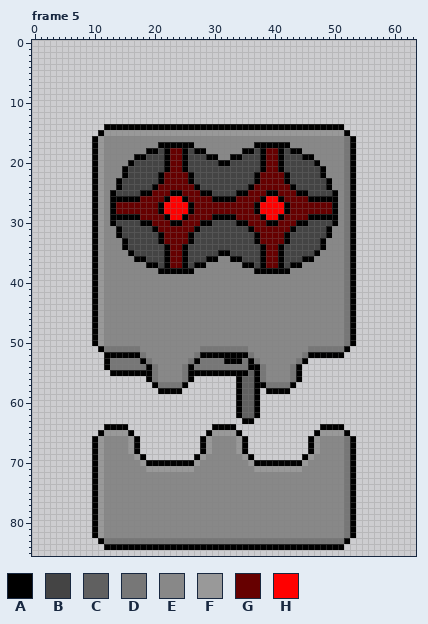
File history of a pixel-art file, images/enemy/sentry/prime_attack.ase. Above: the version before the commit.
64x86 pixels, 13 frames. Shown: frame 5. The commit also changed other frames, which this record leaves out.
Palette (. is transparent): A #000000  B #444444  C #606060  D #777777  E #888888  F #999999  G #660000  H #ff0000
Pixels before, frame 5 (only the part around the change), first column x 0:
12 ................................................................
13 ................................................................
14 ............AAAAAAAAAAAAAAAAAAAAAAAAAAAAAAAAAAAAAAAA............
15 ...........AFFFFFFFFFFFFFFFFFFFFFFFFFFFFFFFFFFFFFFFFA...........
16 ..........AFEEEEEEEEEEEEEEEEEEEEEEEEEEEEEEEEEEEEEEEEDA..........
17 ..........AFEEEEEEEEEAAAAAAEEEEEEEEEEAAAAAAEEEEEEEEEDA..........
18 ..........AFEEEEEEEAABAGGABAAEEEEEEAABAGGABAAEEEEEEEDA..........
19 ..........AFEEEEEAABBBAGGABBBAAEEAABBBAGGABBBAAEEEEEDA..........
20 ..........AFEEEEABBBBBAGGABBBBBAABBBBBAGGABBBBBAEEEEDA..........
21 ..........AFEEEABBBBBBAGGABBBBBBBBBBBBAGGABBBBBBAEEEDA..........
22 ..........AFEEEABBBBBAGGGGABBBBBBBBBBAGGGGABBBBBAEEEDA..........
23 ..........AFEEABBBBBBAGGGGABBBBBBBBBBAGGGGABBBBBBAEEDA..........
24 ..........AFEEABBBBBAGGGGGGABBBBBBBBAGGGGGGABBBBBAEEDA..........
25 ..........AFEABBBBAAGGGAAGGGAABBBBAAGGGAAGGGAABBBBAEDA..........
26 ..........AFEAAAAAGGGGAHHAGGGGAAAAGGGGAHHAGGGGAAAAAEDA..........
27 ..........AFEAGGGGGGGAHHHHAGGGGGGGGGGAHHHHAGGGGGGGAEDA..........
28 ..........AFEAGGGGGGGAHHHHAGGGGGGGGGGAHHHHAGGGGGGGAEDA..........
29 ..........AFEAAAAAGGGGAHHAGGGGAAAAGGGGAHHAGGGGAAAAAEDA..........
30 ..........AFEABBBBAAGGGAAGGGAABBBBAAGGGAAGGGAABBBBAEDA..........
31 ..........AFEEABBBBBAGGGGGGABBBBBBBBAGGGGGGABBBBBAEEDA..........
32 ..........AFEEABBBBBBAGGGGABBBBBBBBBBAGGGGABBBBBBAEEDA..........
33 ..........AFEEEABBBBBAGGGGABBBBBBBBBBAGGGGABBBBBAEEEDA..........
34 ..........AFEEEABBBBBBAGGABBBBBBBBBBBBAGGABBBBBBAEEEDA..........
35 ..........AFEEEEABBBBBAGGABBBBBAABBBBBAGGABBBBBAEEEEDA..........
36 ..........AFEEEEEAABBBAGGABBBAAEEAABBBAGGABBBAAEEEEEDA..........
37 ..........AFEEEEEEEAABAGGABAAEEEEEEAABAGGABAAEEEEEEEDA..........
38 ..........AFEEEEEEEEEAAAAAAEEEEEEEEEEAAAAAAEEEEEEEEEDA..........
39 ..........AFEEEEEEEEEEEEEEEEEEEEEEEEEEEEEEEEEEEEEEEEDA..........
40 ..........AFEEEEEEEEEEEEEEEEEEEEEEEEEEEEEEEEEEEEEEEEDA..........
41 ..........AFEEEEEEEEEEEEEEEEEEEEEEEEEEEEEEEEEEEEEEEEDA..........
42 ..........AFEEEEEEEEEEEEEEEEEEEEEEEEEEEEEEEEEEEEEEEEDA..........
43 ..........AFEEEEEEEEEEEEEEEEEEEEEEEEEEEEEEEEEEEEEEEEDA..........
44 ..........AFEEEEEEEEEEEEEEEEEEEEEEEEEEEEEEEEEEEEEEEEDA..........
45 ..........AFEEEEEEEEEEEEEEEEEEEEEEEEEEEEEEEEEEEEEEEEDA..........
46 ..........AFEEEEEEEEEEEEEEEEEEEEEEEEEEEEEEEEEEEEEEEEDA..........
47 ..........AFEEEEEEEEEEEEEEEEEEEEEEEEEEEEEEEEEEEEEEEEDA..........
48 ..........AFEEEEEEEEEEEEEEEEEEEEEEEEEEEEEEEEEEEEEEEEDA..........
49 ..........AFEEEEEEEEEEEEEEEEEEEEEEEEEEEEEEEEEEEEEEEEDA..........
50 ..........AFEEEEEEEEEEEEEEEEEEEEEEEEEEEEEEEEEEEEEEEEDA..........
51 ...........ADDDDDDEEEEEEEEEEDDDDDDDDEEEEEEEEEEDDDDDDA...........
52 ............AAAAAADEEEEEEEEDAAAAAAAADEEEEEEEEDAAAAAA............
53 ............ADDDDDADEEEEEEDADDDDAAADADEEEEEEDA..................
54 ............ADDDDDDADEEEEDADDDDDDDDDAADEEEEDA...................
55 .............AAAAAAADEEEEDAAAAAAAAAACADEEEEDA...................
56 ...................ADEEEEDA.......ACCADEEEEDA...................
57 ....................ADDDDA........ACCAADDDDA....................
58 .....................AAAA.........ACCA.AAAA.....................
59 ..................................ACCA..........................
60 ..................................ACCA..........................
61 ..................................ACCA..........................
62 ..................................ACCA..........................
63 ...................................AA...........................
64 ............AAAA..............AAAA..............AAAA............
65 ...........AFFFFA............AFFFFA............AFFFFA...........
66 ..........AFEEEEFA..........AFEEEEFA..........AFEEEEDA..........
67 ..........AFEEEEFA..........AFEEEEFA..........AFEEEEDA..........
68 ..........AFEEEEFA..........AFEEEEFA..........AFEEEEDA..........
69 ..........AFEEEEEFA........AFEEEEEEFA........AFEEEEEDA..........
70 ..........AFEEEEEEFAAAAAAAAFEEEEEEEEFAAAAAAAAFEEEEEEDA..........
71 ..........AFEEEEEEEFFFFFFFFEEEEEEEEEEFFFFFFFFEEEEEEEDA..........
72 ..........AFEEEEEEEEEEEEEEEEEEEEEEEEEEEEEEEEEEEEEEEEDA..........
73 ..........AFEEEEEEEEEEEEEEEEEEEEEEEEEEEEEEEEEEEEEEEEDA..........
74 ..........AFEEEEEEEEEEEEEEEEEEEEEEEEEEEEEEEEEEEEEEEEDA..........
75 ..........AFEEEEEEEEEEEEEEEEEEEEEEEEEEEEEEEEEEEEEEEEDA..........
76 ..........AFEEEEEEEEEEEEEEEEEEEEEEEEEEEEEEEEEEEEEEEEDA..........
77 ..........AFEEEEEEEEEEEEEEEEEEEEEEEEEEEEEEEEEEEEEEEEDA..........
78 ..........AFEEEEEEEEEEEEEEEEEEEEEEEEEEEEEEEEEEEEEEEEDA..........
79 ..........AFEEEEEEEEEEEEEEEEEEEEEEEEEEEEEEEEEEEEEEEEDA..........
80 ..........AFEEEEEEEEEEEEEEEEEEEEEEEEEEEEEEEEEEEEEEEEDA..........
81 ..........AFEEEEEEEEEEEEEEEEEEEEEEEEEEEEEEEEEEEEEEEEDA..........
82 ..........AFEEEEEEEEEEEEEEEEEEEEEEEEEEEEEEEEEEEEEEEEDA..........
83 ...........ADDDDDDDDDDDDDDDDDDDDDDDDDDDDDDDDDDDDDDDDA...........
84 ............AAAAAAAAAAAAAAAAAAAAAAAAAAAAAAAAAAAAAAAA............
85 ................................................................
The result:
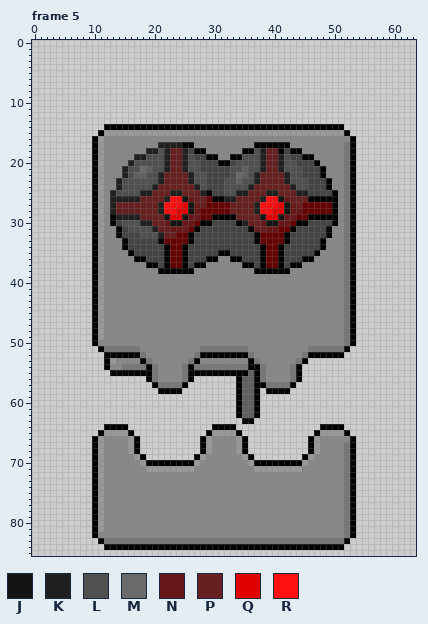
Colours new in this view: J #141414  K #202020  L #505050  M #6a6a6a  N #661818  P #662020  Q #e00000  R #ff1010
Diff:
Frame 5:
The author changed colour B to colour C in row 21 at x 19 and 35; in row 22 at x 17 to 18 and 35; in row 23 at x 34.
The author changed colour A to colour E in row 53 at x 32 to 34.
The author changed colour D to colour E in row 16 at x 52; in row 53 at x 14 to 17, 28 to 31 and 35; in row 54 at x 13 to 14; in row 66 at x 52.
The author changed colour F to colour E in row 50 at x 11; in row 82 at x 11.
The author changed colour D to colour F in row 53 at x 13.
The author changed colour A to colour J in row 26 at x 25 and 41; in rows 27 to 28 at x 26 and 42; in row 29 at x 22, 25, 38 and 41; in row 30 at x 23 to 24 and 39 to 40.
The author changed colour A to colour K in row 17 at x 21 to 24; in row 18 at x 19 to 20, 22, 25 and 38; in row 19 at x 17 to 18, 22, 25, 38 and 41; in row 20 at x 16, 22, 25, 38 and 41; in row 21 at x 15, 22, 25, 38 and 41; in row 22 at x 15, 21, 26, 37 and 42.
The author changed colour A to colour K in row 23 at x 14, 21, 26, 37 and 42; in row 24 at x 14, 20, 27, 36 and 43; in row 25 at x 13, 18 to 19, 23 to 24, 28, 34 to 35, 39 to 40 and 44 to 45; in row 26 at x 13 to 17, 22, 32 to 33 and 38; in rows 27 to 28 at x 13, 21 and 37; in row 29 at x 14 to 17.
The author changed colour A to colour K in row 30 at x 18 to 19 and 35; in row 31 at x 20; in row 32 at x 21.
The author changed colour B to colour L in row 18 at x 21 and 37; in row 19 at x 19 to 21, 26, 35 to 37 and 42; in row 20 at x 17 to 21, 26 to 27, 34 to 37 and 42 to 43; in row 21 at x 16 to 17, 20 to 21, 26 to 27, 33 to 34, 36 to 37 and 42 to 44; in row 22 at x 16, 19 to 20, 27 to 28, 33, 36 and 43 to 44; in row 23 at x 15 to 20, 27 to 28, 32 to 33, 35 to 36 and 43 to 45.
The author changed colour B to colour L in row 24 at x 15 to 19, 28, 32 to 35 and 44 to 45; in row 25 at x 14 to 17 and 32 to 33; in row 30 at x 15 to 17; in row 31 at x 16 to 19; in row 32 at x 18 to 20.
The author changed colour B to colour M in row 21 at x 18; in row 22 at x 34.
The author changed colour G to colour N in row 26 at x 26 and 42; in row 27 at x 27 and 43; in row 28 at x 27 and 43 to 44; in row 29 at x 26 to 27 and 42 to 43; in row 30 at x 22, 25 to 26, 38 and 41 to 42; in row 31 at x 23 to 25 and 39 to 40.
The author changed colour G to colour P in rows 18 to 21 at x 23 to 24 and 39 to 40; in rows 22 to 23 at x 22 to 25 and 38 to 41; in row 24 at x 21 to 26 and 37 to 42; in row 25 at x 20 to 22, 25 to 27, 36 to 38 and 41 to 43; in row 26 at x 18 to 21, 27 to 28, 34 to 37 and 43 to 45; in row 27 at x 14 to 20, 28, 33 to 36 and 44.
The author changed colour G to colour P in row 28 at x 14 to 20 and 33 to 36; in row 29 at x 18 to 21 and 34 to 37; in row 30 at x 20 to 21 and 36 to 37; in row 31 at x 21 to 22 and 37 to 38; in row 32 at x 22 to 23.
The author changed colour H to colour Q in row 27 at x 25 and 41; in row 28 at x 24 to 25 and 40 to 41; in row 29 at x 23 to 24 and 39 to 40.
The author changed colour H to colour R in row 26 at x 23 to 24 and 39 to 40; in row 27 at x 22 to 24 and 38 to 40; in row 28 at x 22 to 23 and 38 to 39.
